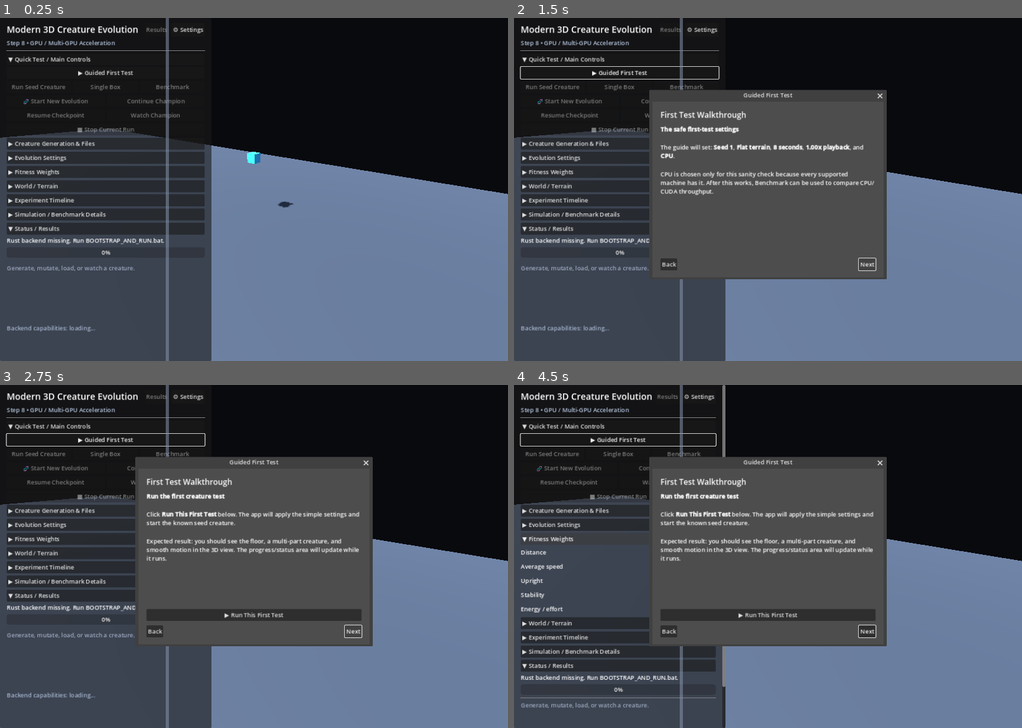
Above: before the commit, frames 1-4 (two rows, left to right).
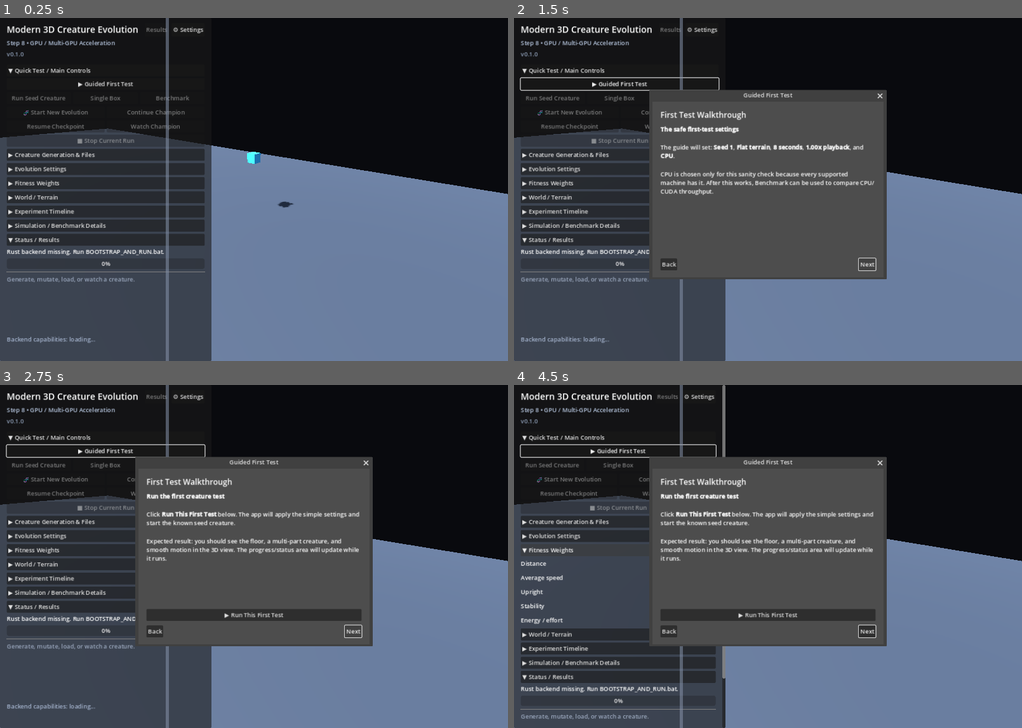
Above: after the commit, the same moments.

Repository: Quest79/Modern-3D-Creature-Evolution
Game: Godot game, scene res://main.tscn
Same seed, same stepped clock (60 frames per second), same inputs: the game is played once before the commit and once after it.
Inputs:
- Up to frame 1 (0.25 s): no input
- Up to frame 2 (1.5 s): click "▶ Guided First Test" at 0.5 s; click "Next" at 1.25 s
- Up to frame 3 (2.75 s): click "Next" at 2 s
- Up to frame 4 (4.5 s): click "▶ Creature Generation & Files" at 2.75 s; click "▼ Creature Generation & Files" at 3.5 s; click "▶ Fitness Weights" at 4.25 s

The runs differ from the first frame. In frame 1, 8.2% of the frame differs, in the area x 1-41%, y 9-95%; in frame 2, 6.9%; in frame 3, 6.9%; in frame 4, 8.2%.

Commit message:
Show version and commit on HUD
Display the app version and current short Git commit near the top of the HUD.

Diff:
--- a/apps/godot/main.gd
+++ b/apps/godot/main.gd
@@ -97,6 +97,7 @@
 var _capabilities_label: Label
 var _hud_panel: PanelContainer
 var _title_label: Label
+var _version_label: Label
 var _section_headings: Array[Label] = []
 var _ui_theme: Theme
 var _settings_window: Window
@@ -414,6 +415,37 @@
     return project_dir.path_join("../..").simplify_path()
 
 
+func _git_short_revision() -> String:
+    var output: Array = []
+    var exit_code := OS.execute(
+        "git",
+        PackedStringArray([
+            "-C",
+            _repo_root_path(),
+            "rev-parse",
+            "--short=7",
+            "HEAD",
+        ]),
+        output,
+        true,
+        false
+    )
+    if exit_code != 0 or output.is_empty():
+        return ""
+
+    return str(output[0]).strip_edges()
+
+
+func _display_version() -> String:
+    var app_version := str(
+        ProjectSettings.get_setting("application/config/version", "0.1.0")
+    )
+    var revision := _git_short_revision()
+    if revision.is_empty():
+        return "v%s" % app_version
+    return "v%s • commit %s" % [app_version, revision]
+
+
 func _portable_data_root() -> String:
     return _repo_root_path().path_join(PORTABLE_DATA_DIR_NAME)
 
@@ -585,6 +617,12 @@
     subtitle.text = "Step 8 • GPU / Multi-GPU Acceleration"
     subtitle.modulate = Color(0.72, 0.78, 0.88)
     column.add_child(subtitle)
+
+    _version_label = Label.new()
+    _version_label.text = _display_version()
+    _version_label.modulate = Color(0.56, 0.62, 0.72)
+    _version_label.tooltip_text = "Application version and current Git commit."
+    column.add_child(_version_label)
 
     column.add_child(HSeparator.new())
 
--- a/apps/godot/project.godot
+++ b/apps/godot/project.godot
@@ -5,6 +5,7 @@
 [application]
 
 config/name="Modern 3D Creature Evolution"
+config/version="0.1.0"
 config/icon="res://icon.svg"
 run/main_scene="res://main.tscn"
 
